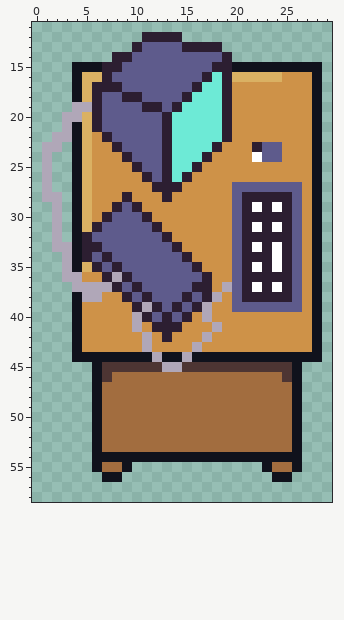
Two states of a pixel-art sprite, Furniture/Assets/computer-desk.png. Above: the version before the commit.
The file is 32x64 pixels. Shown: x 0..29, y 11..58.
Now the later version:
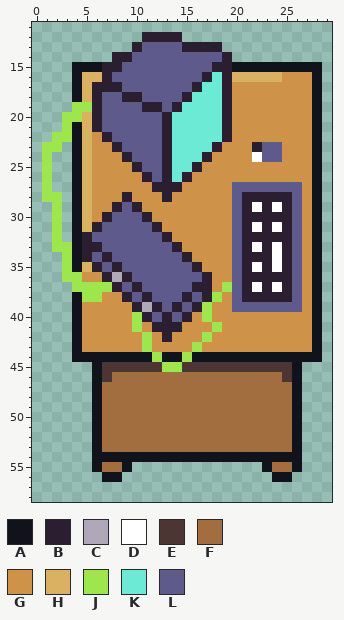
Palette (. is transparent): A #10121c  B #2c1e31  C #b0a7b8  D #ffffff  E #4d3533  F #a26d3f  G #ce9248  H #dab163  J #9de64e  K #6dead6  L #5e5b8c
Difference:
The edit turns colour C into colour J in row 19 at x 4 to 5; in row 20 at x 3 to 4; in row 21 at x 3; in row 22 at x 2 to 3; in row 23 at x 1 to 2; in rows 24 to 27 at x 1.
The edit turns colour C into colour J in row 28 at x 1 to 2; in rows 29 to 32 at x 2; in row 33 at x 2 to 3; in rows 34 to 35 at x 3; in row 36 at x 3 to 4; in row 37 at x 4 to 7 and 19.
The edit turns colour C into colour J in row 38 at x 5 to 6 and 18; in row 39 at x 17; in row 40 at x 10 and 17; in row 41 at x 10 and 18; in row 42 at x 11 and 17; in row 43 at x 11 and 16.
The edit turns colour C into colour J in row 44 at x 12 and 15; in row 45 at x 13 to 14.
